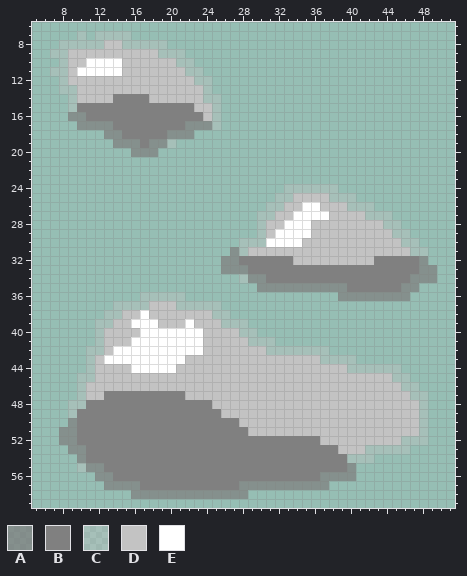
Pixel-art sprite -- src/_TEX7.png. The picture above is the old version.
The file is 64x64 pixels. Colours within 5 levels of each other are drawn and written as one. Shown: x 5..51, y 6..59.
Palette (. is transparent): A #7f7f7fbc  B #808080  C #c3c3c358  D #c3c3c3  E #ffffff
Pixels before, first column x 7:
 7 ...C.CCCC..................................
 8 .CCCCCDDCCCCC..............................
 9 CCDDDDDDDDDDCCC............................
10 .CDDEEEEDDDDDDCC...........................
11 CCDEEEEEDDDDDDDCC..........................
12 .CDDDDDDDDDDDDDDCC.........................
13 .CCDDDDDDDDDDDDDDC.........................
14 ..CDDDDBBBBDDDDDDCC........................
15 ..CBBBBBBBBBBBBBDDC........................
16 ..AABBBBBBBBBBBBBDC........................
17 ...AAAABBBBBBBBAAAC........................
18 ......AABBBBBAAA...........................
19 .......AAABAAC.............................
20 .........AAA...............................
21 ...........................................
22 ...........................................
23 ...........................................
24 ..........................CCCCCC...........
25 .........................CCDDDDCCC.........
26 ........................CCDDEEDDDCCC.......
27 .......................CCDDEEEEDDDDCCC.....
28 .......................CDDEEEDDDDDDDDCC....
29 .......................CDEEEEDDDDDDDDDCC...
30 .....................CCCEEEEDDDDDDDDDDDCC..
31 ....................ACDDDDDDDDDDDDDDDDDDCC.
32 ...................AABBBBBBDDDDDDDDDBBBBBA.
33 ...................AAABBBBBBBBBBBBBBBBBBBAA
34 .....................CAABBBBBBBBBBBBBBBBAAA
35 .......................AAAAAAAAAABBBBBBAA..
36 ..........CCCCC.................AAAAAAAA...
37 .......CCCCDDDCCCCC........................
38 ......CCDDEDDDDDDDCC.......................
39 .....CCDDEEEDDDEDDDCCC.....................
40 .....CDDDDEEEEEEEDDDDCC....................
41 .....CDDDEEEEEEEEDDDDDCCC..................
42 ....CCDEEEEEEEEEEDDDDDDDCCCCCCC............
43 ....CDEEEEEEEEEDDDDDDDDDDDDDDDCCCC.........
44 ....CDDDDEEEEEDDDDDDDDDDDDDDDDDDDCCCCCC....
45 ...CCDDDDDDDDDDDDDDDDDDDDDDDDDDDDDDDDDCC...
46 ...CDDDDDDDDDDDDDDDDDDDDDDDDDDDDDDDDDDDCC..
47 ...CDDBBBBBBBBBDDDDDDDDDDDDDDDDDDDDDDDDDCC.
48 ..CCBBBBBBBBBBBBBBDDDDDDDDDDDDDDDDDDDDDDDC.
49 ..CBBBBBBBBBBBBBBBBDDDDDDDDDDDDDDDDDDDDDDC.
50 ..ABBBBBBBBBBBBBBBBBBDDDDDDDDDDDDDDDDDDDDC.
51 .AABBBBBBBBBBBBBBBBBBBDDDDDDDDDDDDDDDDDDDC.
52 .AABBBBBBBBBBBBBBBBBBBBBBBBBBBDDDDDDDDDCCC.
53 ..AABBBBBBBBBBBBBBBBBBBBBBBBBBBBDDDCCCCC...
54 ...ABBBBBBBBBBBBBBBBBBBBBBBBBBBBBCCC.......
55 ...CAABBBBBBBBBBBBBBBBBBBBBBBBBBBA.........
56 .....AABBBBBBBBBBBBBBBBBBBBBBBAAAA.........
57 ......AAAABBBBBBBBBBBAAAAAAAAAA............
58 .........AAAAAAAAAAAAA.....................
New version:
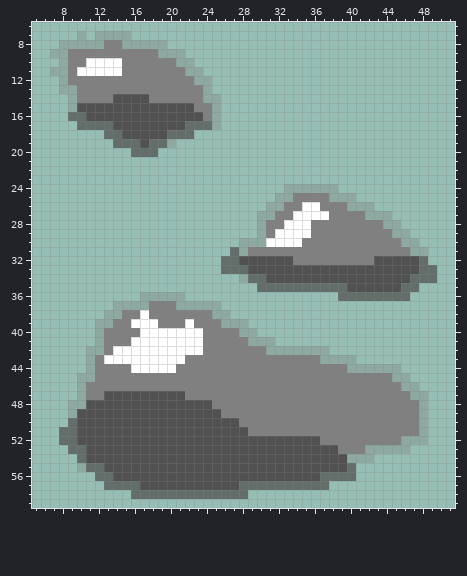
What changed:
colour A: #7f7f7fbc -> #515151bc
colour B: #808080 -> #515151
colour C: #c3c3c358 -> #80808058
colour D: #c3c3c3 -> #808080
Boxes around the changes in both pictures, in picture pixels (x1, y1, x2, y2):
changed: (50, 31, 221, 157)
changed: (59, 184, 437, 499)
